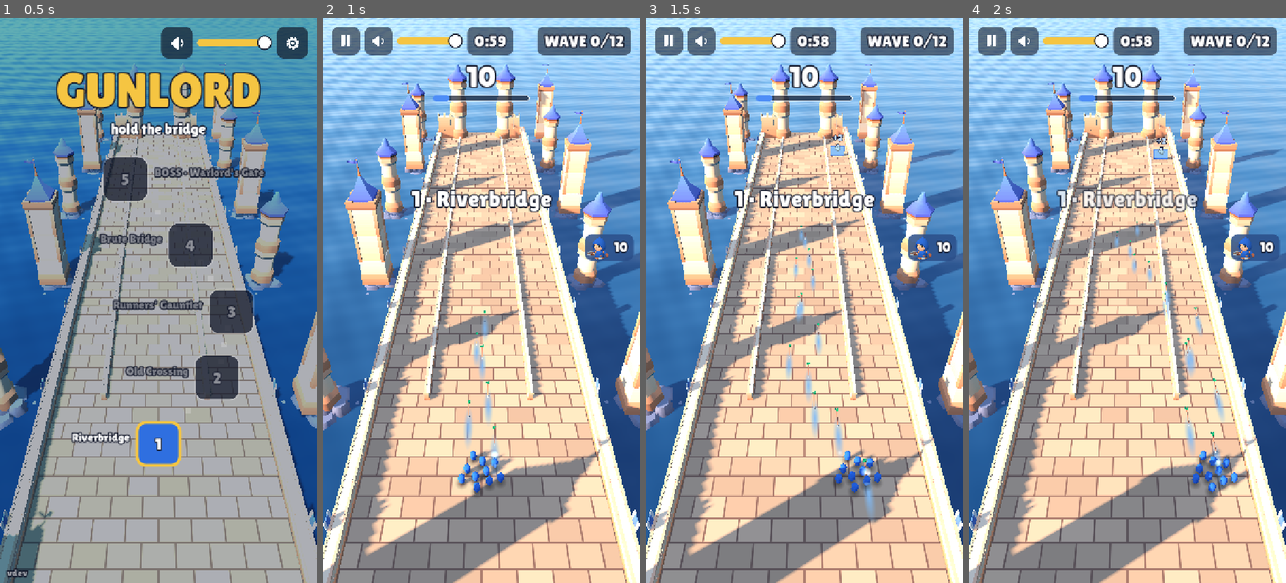
Above: before the commit, frames 1-4 (left to right).
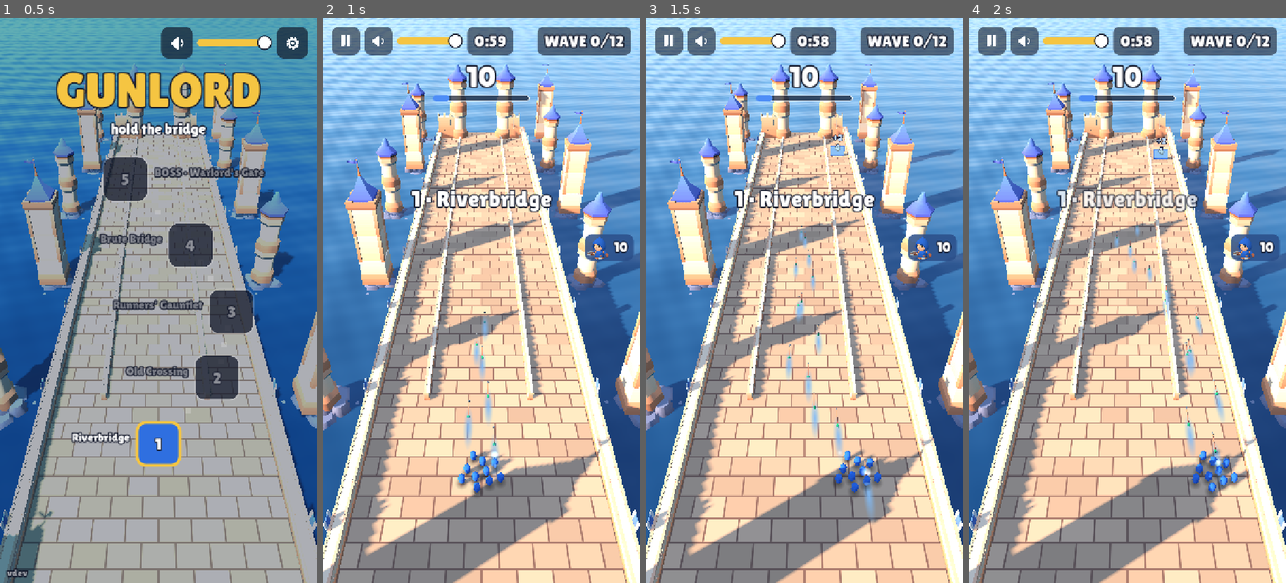
Above: after the commit, the same moments.

Repository: solutionsunity/gunlord
Game: Godot game, scene res://main.tscn
Same seed, same stepped clock (60 frames per second), same inputs: the game is played once before the commit and once after it.
Inputs (mouse positions are in pixels of both pictures, inside the frame that each line leads up to):
- Up to frame 1 (0.5 s): no input
- Up to frame 2 (1 s): click "1" at 0.5 s
- Up to frame 3 (1.5 s): move the mouse to (874, 272) at 1.27 s; hold Right (ui_right) from 1.28 s (still down); click (874, 272) at 1.42 s
- Up to frame 4 (2 s): keep holding Right (ui_right)

Frame 1 is identical in both runs. In frame 2, less than 0.1% of the frame differs, in the area x 45-55%, y 51-76%; in frame 3, less than 0.1%; in frame 4, less than 0.1%, in the area x 46-79%, y 36-77%.

Commit message:
Arrows fly tip first
KayKit's arrow model has its steel tip at -Y and its fletching at +Y (read
from the model's texture colours); it was turned +Y forward, so arrows flew
feathers first. Now -Y, the tip, leads.

Diff:
--- a/src/view/view.gd
+++ b/src/view/view.gd
@@ -447,12 +447,13 @@
 	return crowd
 
 
-## KayKit's arrow, turned from lying along +Y to flying along +Z.
+## KayKit's arrow, turned so its steel tip (the model's -Y end; the green
+## fletching is +Y) leads along +Z, the direction a projectile flies.
 func _arrows(capacity: int) -> Crowd:
 	var scene: Node = load("res://assets/third_party/kaykit-adventurers/props/arrow.gltf").instantiate()
 	var mi: MeshInstance3D = scene.find_children("*", "MeshInstance3D", true, false)[0]
 	var arrays := mi.mesh.surface_get_arrays(0)
-	var turn := Basis(Vector3.RIGHT, PI / 2.0).scaled(Vector3.ONE * 1.8)
+	var turn := Basis(Vector3.RIGHT, -PI / 2.0).scaled(Vector3.ONE * 1.8)
 	var verts: PackedVector3Array = arrays[Mesh.ARRAY_VERTEX]
 	var normals: PackedVector3Array = arrays[Mesh.ARRAY_NORMAL]
 	for k in verts.size():
